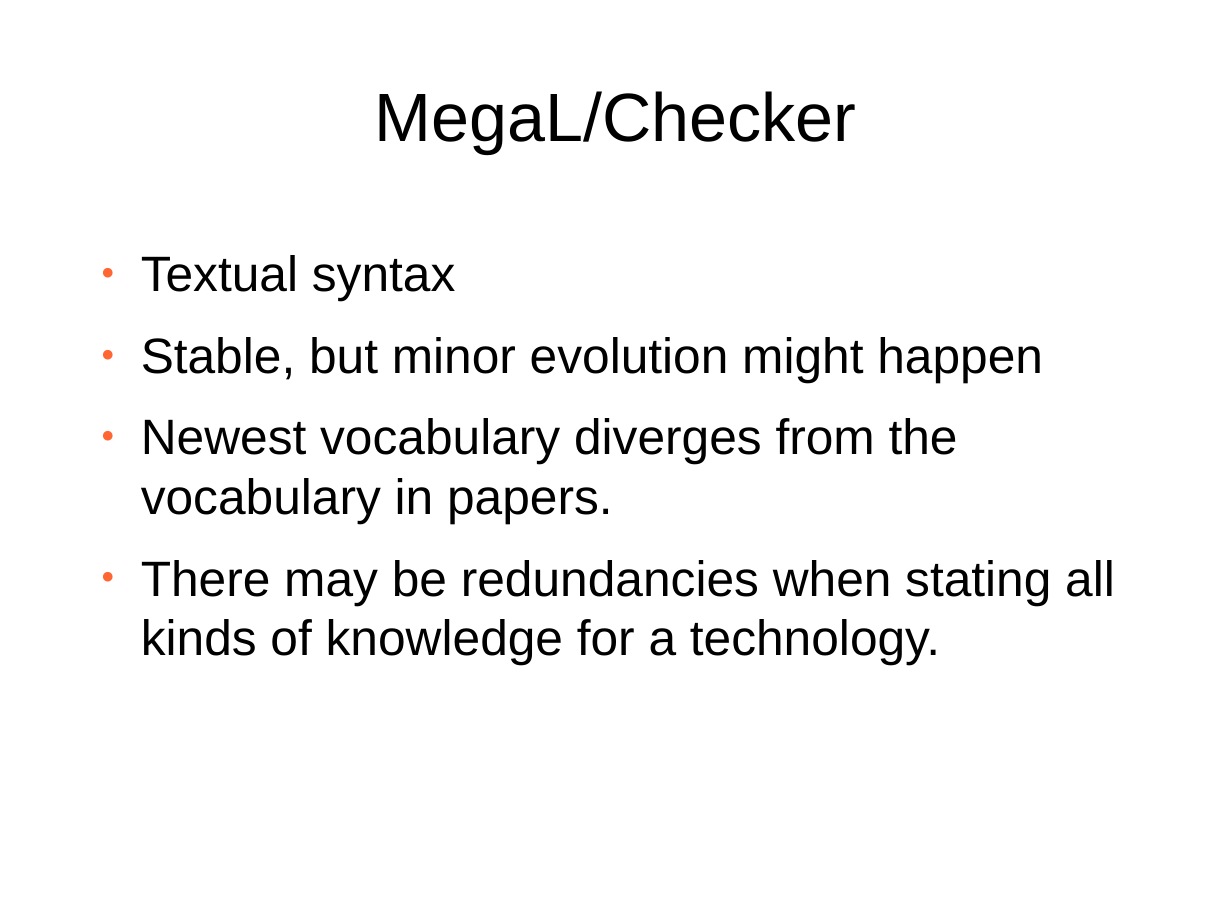
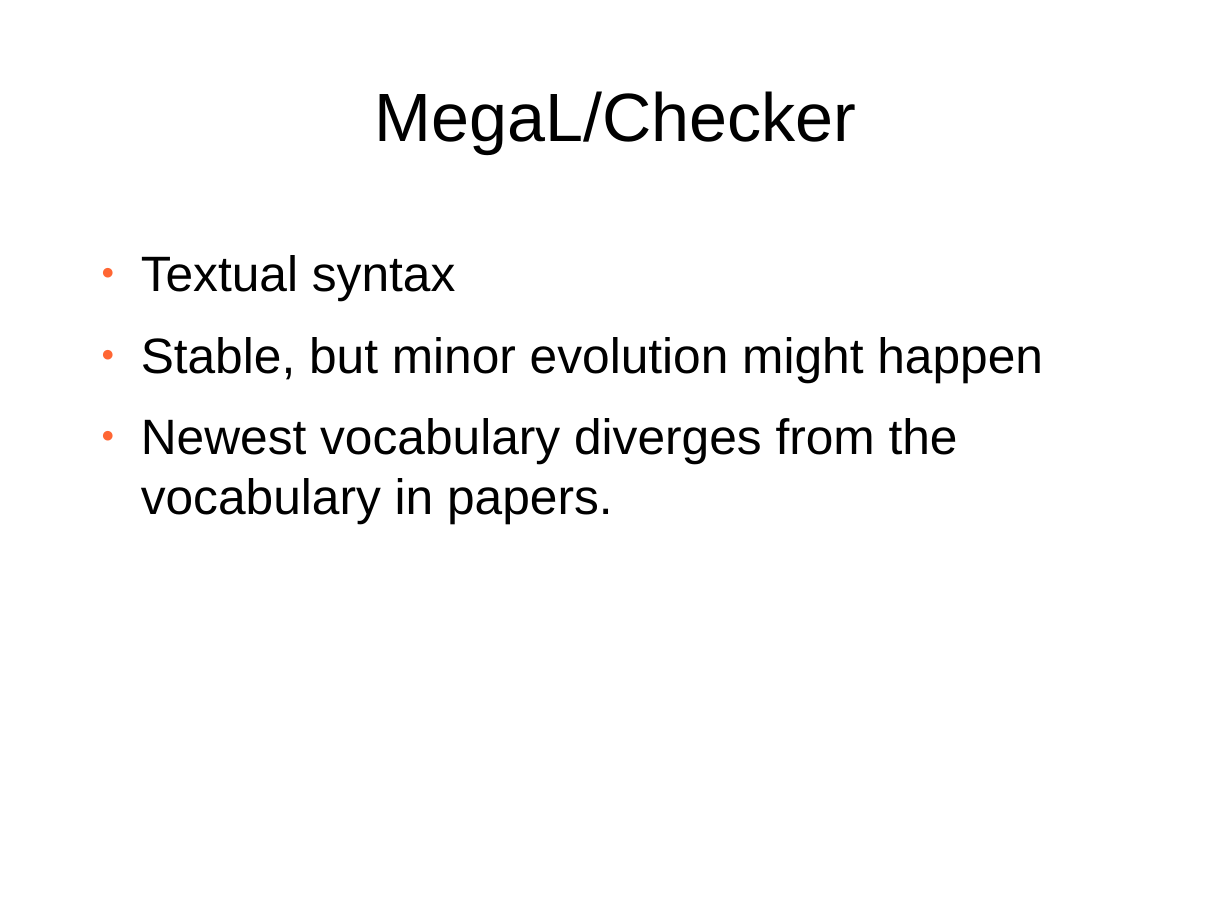
Before and after one commit to softlang/megalib, a slide deck: slide 4 of docs/LanguageDescription.odp. Drawn at 1232x924 pixels with LibreOffice and Linux fonts; fonts in the diff are those of the drawing; background and template pictures are left out. Boxes give left, top, right and bottom in pixels: in the first picture for what was removed or moved away, otherwise in the second. Text is boxed around its words. In the diff, an @@ line names an element or a change of style, - is before the commit and + after.

```diff
--- a/docs/LanguageDescription.odp
+++ b/docs/LanguageDescription.odp
@@ text at [141,560,1115,665]: paragraph removed @@
-● There may be redundancies when stating all kinds of knowledge for a technology.
```
Also in this commit, not shown: 3 other slides changed, 1 slide removed.
